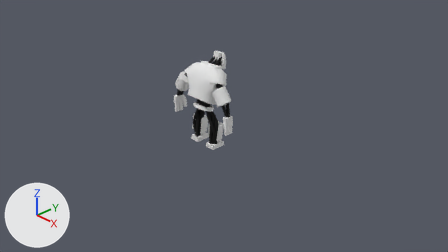
What one commit did to the Blender file RPG/RPG/data/assets/units/golem/golem.blend.
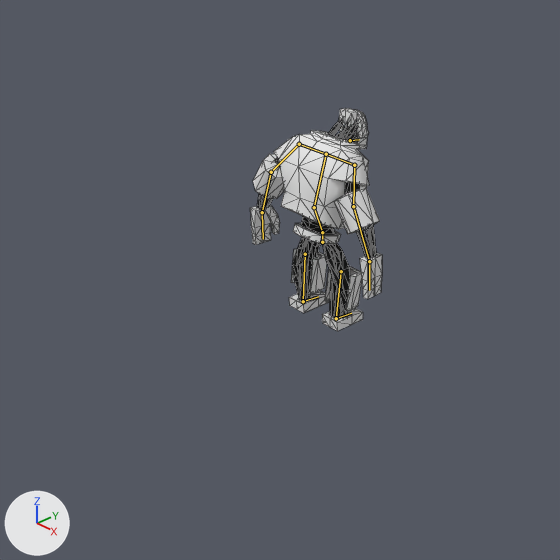
Old and new are each drawn from the file's camera 'Camera' and again close up on the part from 14% to 70% of the width and 1% to 100% of the height. Every picture has the same lights, and +X, +Y and +Z are marked at lower left. The bones that bend it are drawn over the model as lines in the close-ups. The close-ups show mesh edges as thin lines.
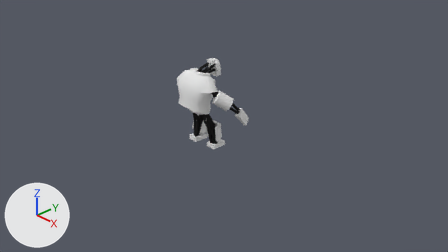
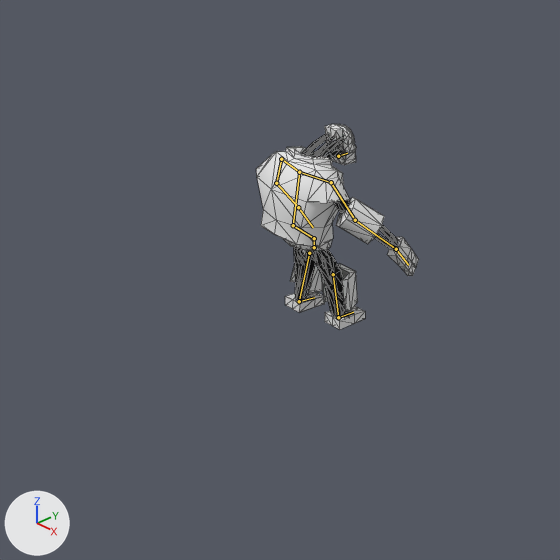
The newer file adds an action. The first version stands in its rest pose; the second is drawn at frame 10 of the action 'hit'.

Boxes (x1, y1, x2, y2) around the edits, measured in the close-ups (560 x 560 px):
'Cube', posed (23% wider, 8% shorter)
    before: (250, 108, 382, 331)
    after: (257, 124, 419, 330)
bone 'Hip', root to tip
    before: (322, 242) to (322, 232)
    after: (314, 247) to (314, 238)
bone 'Leg_L', root to tip
    before: (305, 254) to (303, 301)
    after: (309, 253) to (299, 301)
bone 'Foot_L', root to tip
    before: (303, 301) to (318, 296)
    after: (299, 301) to (314, 297)
bone 'Leg_R', root to tip
    before: (341, 271) to (336, 318)
    after: (333, 274) to (338, 317)
bone 'Foot_R', root to tip
    before: (336, 318) to (351, 313)
    after: (338, 317) to (353, 312)
bone 'Lumbar', root to tip
    before: (322, 232) to (314, 207)
    after: (314, 238) to (293, 225)
bone 'Chest', root to tip
    before: (314, 207) to (326, 154)
    after: (293, 225) to (299, 172)
bone 'Shoulder_R', root to tip
    before: (326, 154) to (354, 165)
    after: (299, 172) to (331, 182)
bone 'UpperArm_R', root to tip
    before: (354, 165) to (353, 206)
    after: (331, 182) to (355, 220)
bone 'Shoulder_L', root to tip
    before: (326, 154) to (299, 144)
    after: (299, 172) to (281, 159)
bone 'UpperArm_L', root to tip
    before: (299, 144) to (271, 172)
    after: (281, 159) to (276, 183)
bone 'Head', root to tip
    before: (350, 140) to (359, 139)
    after: (338, 156) to (347, 153)

The change in detail:
Bone 'Hip' (bone_hip) moves from (0.0, 0.0, 0.0) to (0.0, -0.027, 0.112).
Bone 'Leg_L' (bone_leg_l) moves from (0.0, 0.0, 0.0) to (-0.006, -0.041, 0.169).
Bone 'Leg_L' (bone_leg_l) turns from (0, 0, 0) to (-13, -1, 0) degrees about its own x, y and z.
Bone 'Foot_L' (bone_foot_l) turns from (0, 0, 0) to (9, 0, 0) degrees about its own x, y and z.
Bone 'Leg_R' (bone_leg_r) moves from (0.0, 0.0, 0.0) to (-0.001, -0.027, 0.004).
Bone 'Leg_R' (bone_leg_r) turns from (0, 0, 0) to (15, 0, -1) degrees about its own x, y and z.
Bone 'Foot_R' (bone_foot_r) turns from (0, 0, 0) to (-16, 0, 0) degrees about its own x, y and z.
Bone 'Lumbar' (bone_lumbar) turns from (0, 0, 0) to (31, -7, 0) degrees about its own x, y and z.
Bone 'Chest' (bone_chest) turns from (0, 0, 0) to (-24, 6, 0) degrees about its own x, y and z.
Bone 'Shoulder_R' (bone_shoulder_r) turns from (0, 0, 0) to (-1, 0, 8) degrees about its own x, y and z.
Bone 'UpperArm_R' (bone_upperarm_r) turns from (0, 0, 0) to (27, 7, 19) degrees about its own x, y and z.
Bone 'Shoulder_L' (bone_shoulder_l) turns from (0, 0, 0) to (-2, 0, -13) degrees about its own x, y and z.
Bone 'UpperArm_L' (bone_upperarm_l) turns from (0, 0, 0) to (23, 1, -16) degrees about its own x, y and z.
Bone 'Head' (bone_head) moves from (0.0, 0.0, 0.0) to (0.023, 0.164, -0.048).
